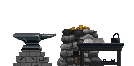
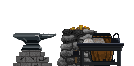
Layered file, before and after one edit (134 × 66). Changes by layer:
added layer "Barrel" above "Forge" over [90, 33, 114, 66]
